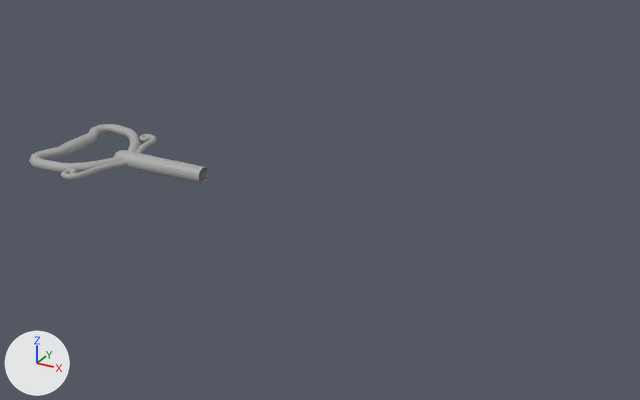
The FBX model Assets/Models/KeyItems/MS_Pulley_trapdoor.fbx as it was, and as the next commit left it.
Rendered twice from a 50 mm camera at (2.47, -2.81, 1.41) aimed at (0.9, 0.05, -0.02). Arrows for +X, +Y and +Z are at lower left; the lights stay in place. Where no turn or scale is listed for an object, it has been applied to the vertices.

In view in the first picture: 'Pulley_Trapdoor'.
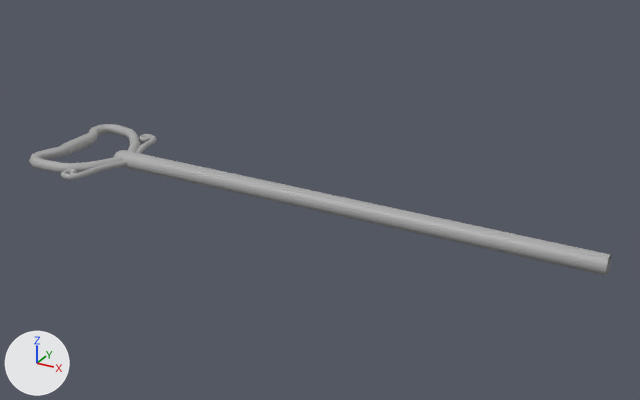
The change, as a list of edits to the scene's bpy script:
```text
Change me_mesh:
    where me_mesh.from_pydata(...)  # 815 vertices, 806 faces; spans x -0.405..0.405, y -0.301..0.301, z -0.036..0.036
    used by ob_pulley_trapdoor; location = (-0.04, 0.003, 0.0)
    me_mesh part 1: all 14 vertices in x 0.405, y -0.038..0.033, z -0.036..0.036 are moved by (1.672, 0.0, 0.0)
```

What differs and where, as boxes [x1, y1, x2, y2] in the pictures (640 x 400 px; the box of a moved part takes in the faces that stretch with it):
'Pulley_Trapdoor', reshaped (222% wider, 151% taller): before [29, 124, 209, 184]; after [29, 124, 611, 276]
part 1 of me_mesh, moved or reshaped: before [147, 155, 209, 184]; after [147, 155, 611, 275]
